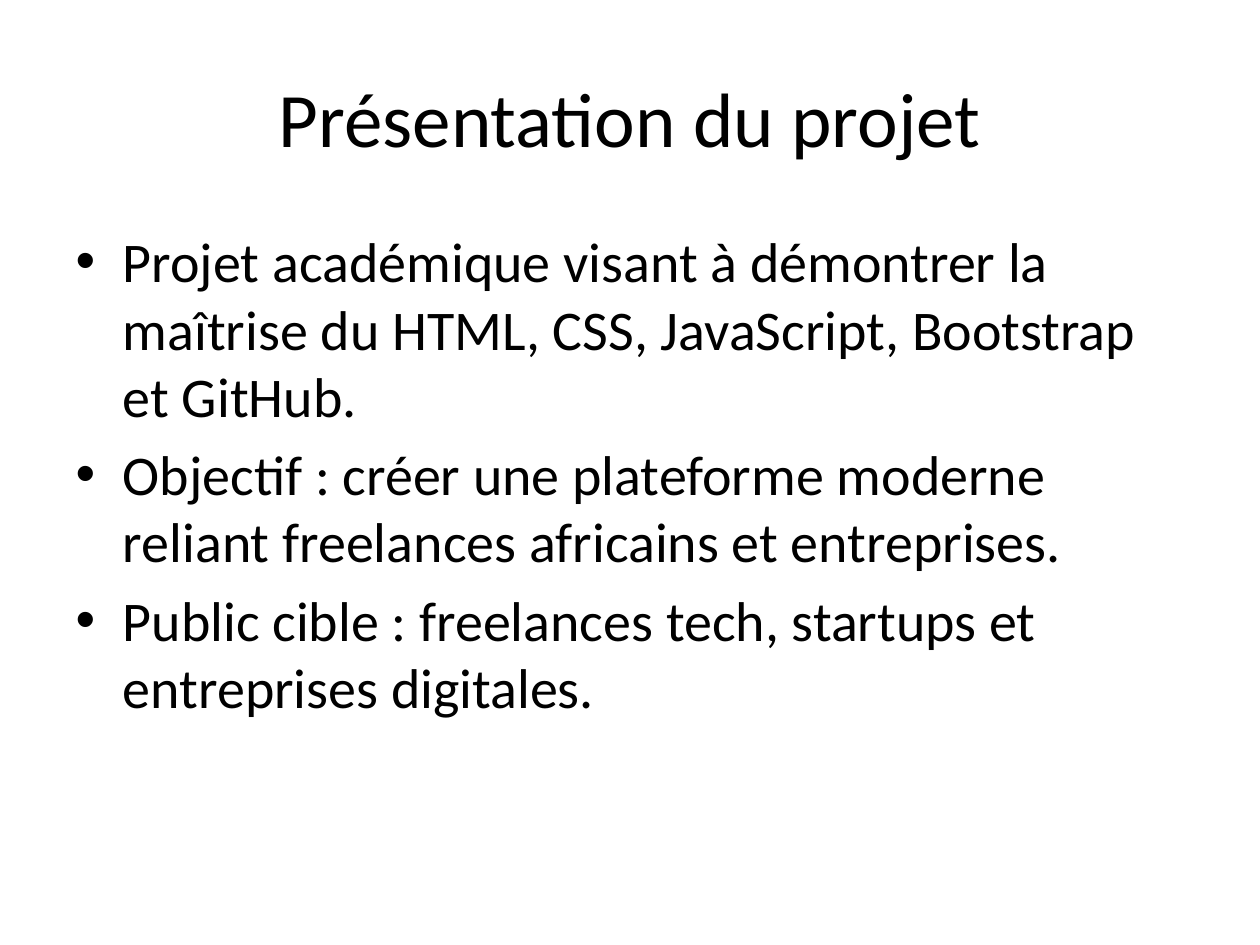
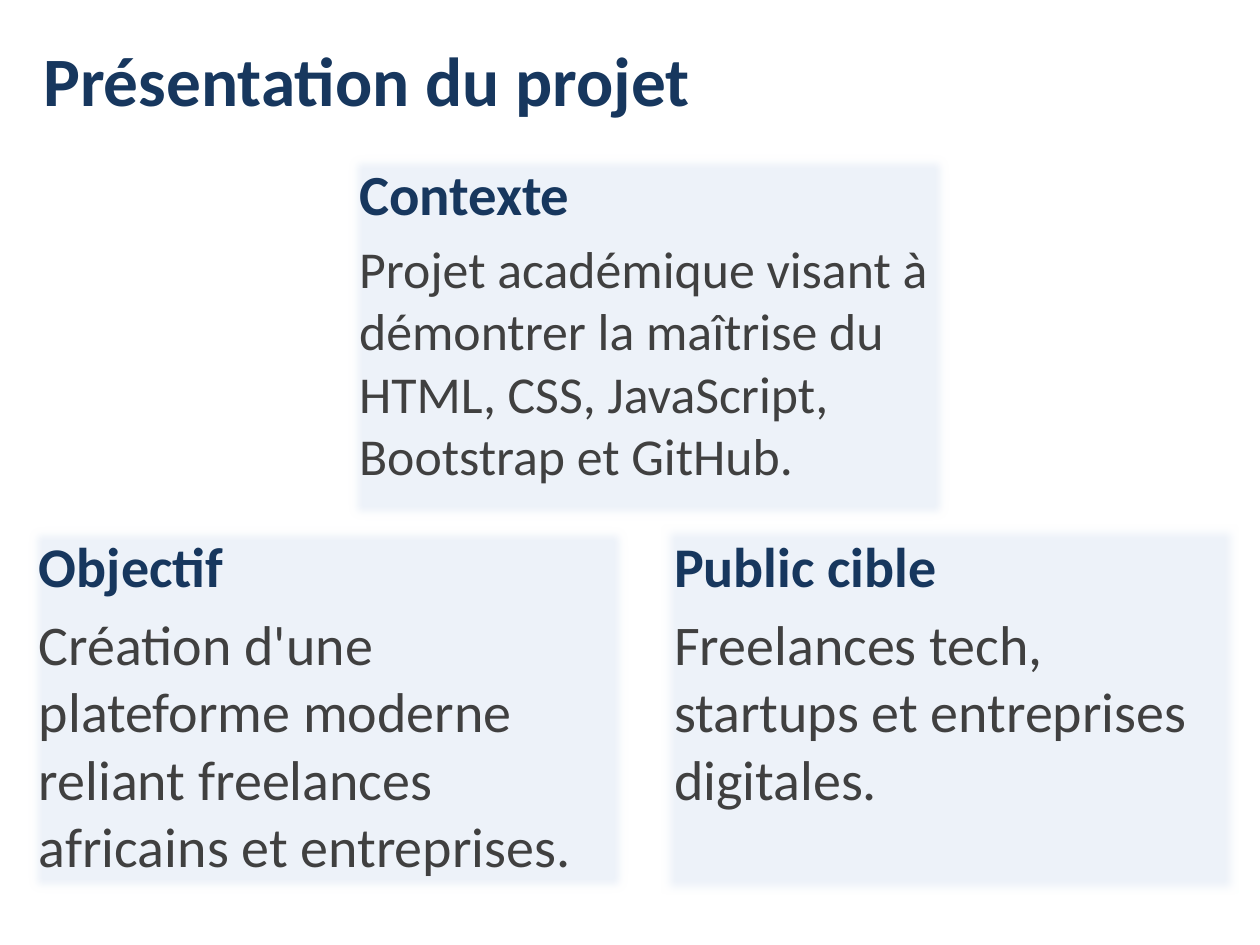
Before and after one commit to sophiesticated221/TIMERA-OUMOULKHAIRI-AfriTalent, a slide deck: slide 3 of docs/TIMERA_OUMOULKHAIRI_Presentation.pptx. Drawn at 1260x945 pixels with LibreOffice and Linux fonts; fonts in the diff are those of the drawing. Boxes give left, top, right and bottom in pixels: in the first picture for what was removed or moved away, otherwise in the second. Text is boxed around its words. In the diff, an @@ line names an element or a change of style, - is before the commit and + after.

```diff
--- a/docs/TIMERA_OUMOULKHAIRI_Presentation.pptx
+++ b/docs/TIMERA_OUMOULKHAIRI_Presentation.pptx
@@ title "Présentation du projet": place and size @@
-title "Présentation du projet" at (279,93,980,161)
+title "Présentation du projet" at (43,57,689,118)
@@ title "Présentation du projet" at (43,57,689,118): size 44 to 39.6 pt, text colour #000000 to #17375E, bold on @@
@@ text added at (359,178,928,484), 29.6 pt, text #404040 @@
+Contexte
+Projet académique visant à démontrer la maîtrise du HTML, CSS, JavaScript, Bootstrap et GitHub.
@@ text added at (39,547,571,876), 32 pt, text #404040 @@
+Objectif
+Création d'une plateforme moderne reliant freelances africains et entreprises.
@@ text at (674,547,1187,810): text changed; text colour #000000 to #404040 @@
-• Projet académique visant à démontrer la maîtrise du HTML, CSS, JavaScript, Bootstrap et GitHub.
-• Objectif : créer une plateforme moderne reliant freelances africains et entreprises.
-• Public cible : freelances tech, startups et entreprises digitales.
+Public cible
+Freelances tech, startups et entreprises digitales.
```
Also in this commit, not shown: 14 other slides changed.
